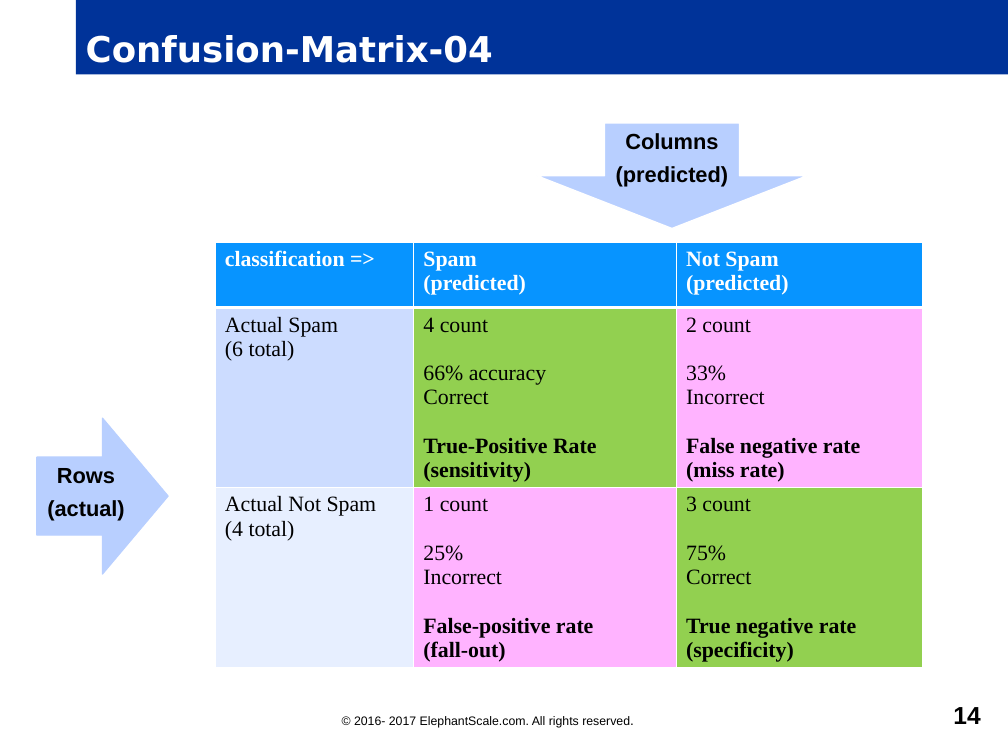
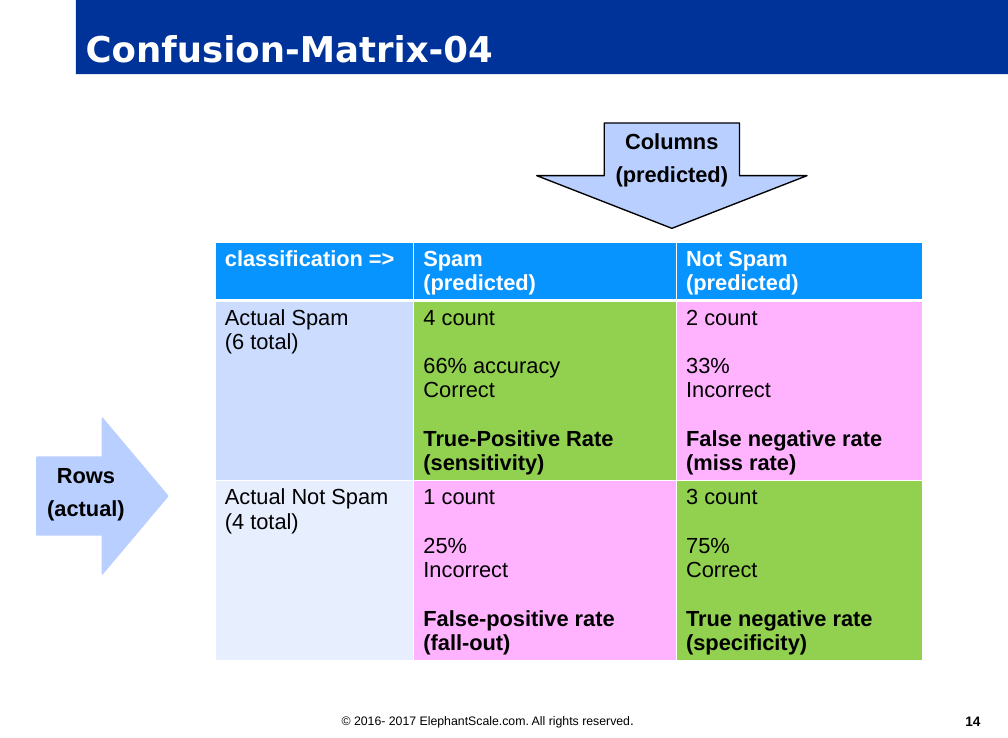
Before and after one commit to elephantscale/es-training-new, a slide deck: slide 14 of machine-learning/slides/Machine-Learning.pptx. Drawn at 1008x738 pixels with LibreOffice and Linux fonts; fonts in the diff are those of the drawing; background and template pictures are left out. Boxes give left, top, right and bottom in pixels: in the first picture for what was removed or moved away, otherwise in the second. Text is boxed around its words. In the diff, an @@ line names an element or a change of style, - is before the commit and + after.

```diff
--- a/machine-learning/slides/Machine-Learning.pptx
+++ b/machine-learning/slides/Machine-Learning.pptx
@@ down arrow "Columns" at box(537, 123, 807, 228): outline #FFFFFF 1 pt to #000000 0.99 pt; proportions changed @@
@@ table at box(215, 242, 922, 660) @@
@@ font Times New Roman to Arial @@
@@ borders changed @@
@@ page number at box(965, 716, 980, 726): size 18 to 10 pt @@
```
Also in this commit, not shown: 50 other slides changed, 3 slides added, 20 other files.
